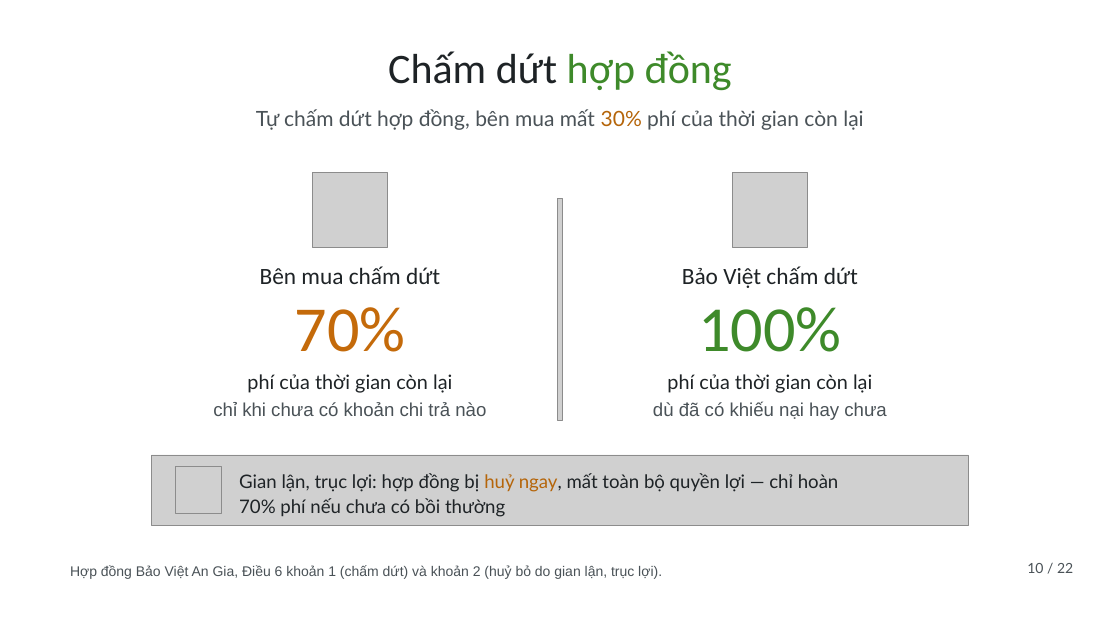
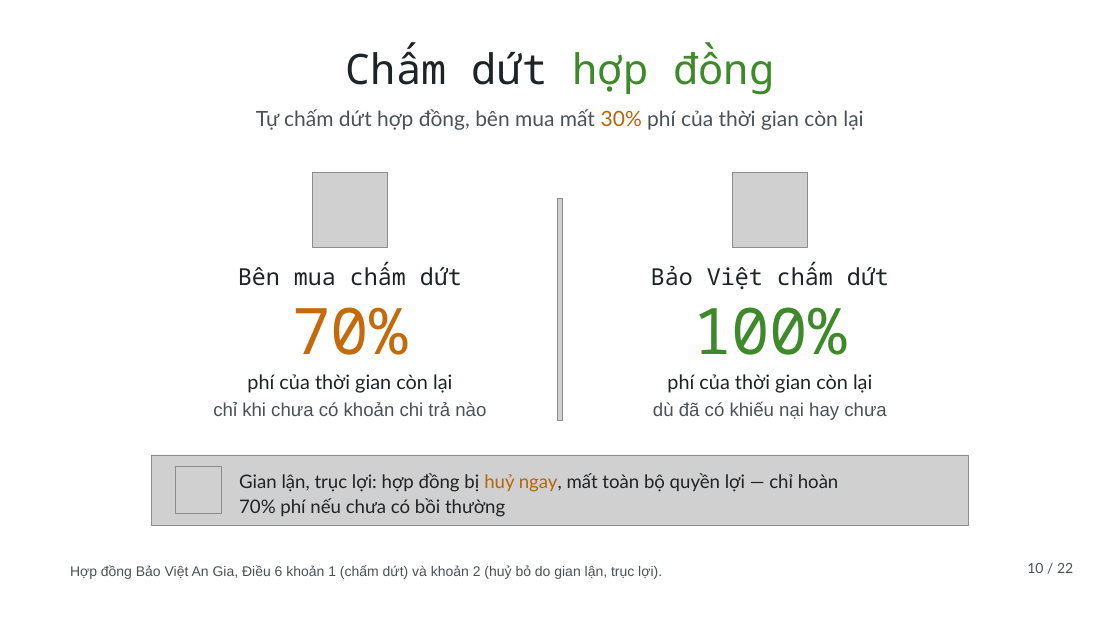
Before and after one commit to tranquanghaofake-dotcom/Law, a slide deck: slide 4 of docs/bai/hd-bao-hiem-nhom2/hop-dong-bao-hiem-nhom2.pptx. Drawn at 1120x630 pixels with LibreOffice and Linux fonts; fonts in the diff are those of the drawing; grey boxes stand for pictures; background and template pictures are left out. Boxes give left, top, right and bottom in pixels: in the first picture for what was removed or moved away, otherwise in the second. Text is boxed around its words. In the diff, an @@ line names an element or a change of style, - is before the commit and + after.

```diff
--- a/docs/bai/hd-bao-hiem-nhom2/hop-dong-bao-hiem-nhom2.pptx
+++ b/docs/bai/hd-bao-hiem-nhom2/hop-dong-bao-hiem-nhom2.pptx
@@ font Calibri to Noto Sans Mono in 5 elements at (x1=346, y1=45, x2=774, y2=95), (x1=238, y1=264, x2=462, y2=286), (x1=651, y1=264, x2=889, y2=289), (x1=292, y1=307, x2=407, y2=355), (x1=693, y1=307, x2=847, y2=355) @@
```
Also in this commit, not shown: 3 other slides changed, 10 other files.
